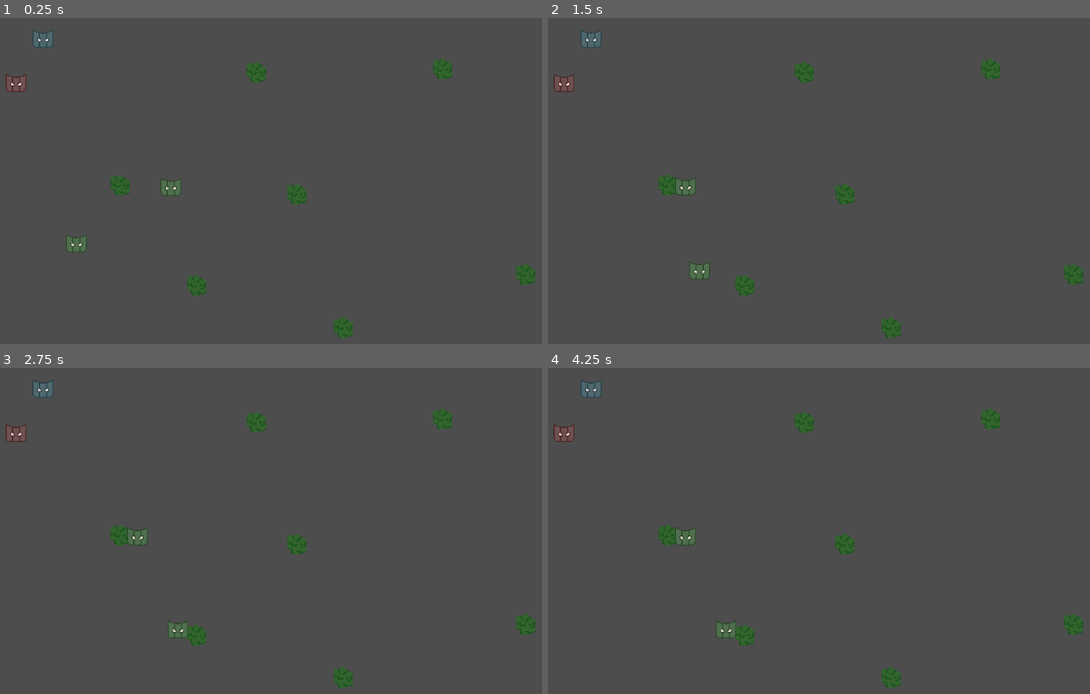
Above: before the commit, frames 1-4 (two rows, left to right).
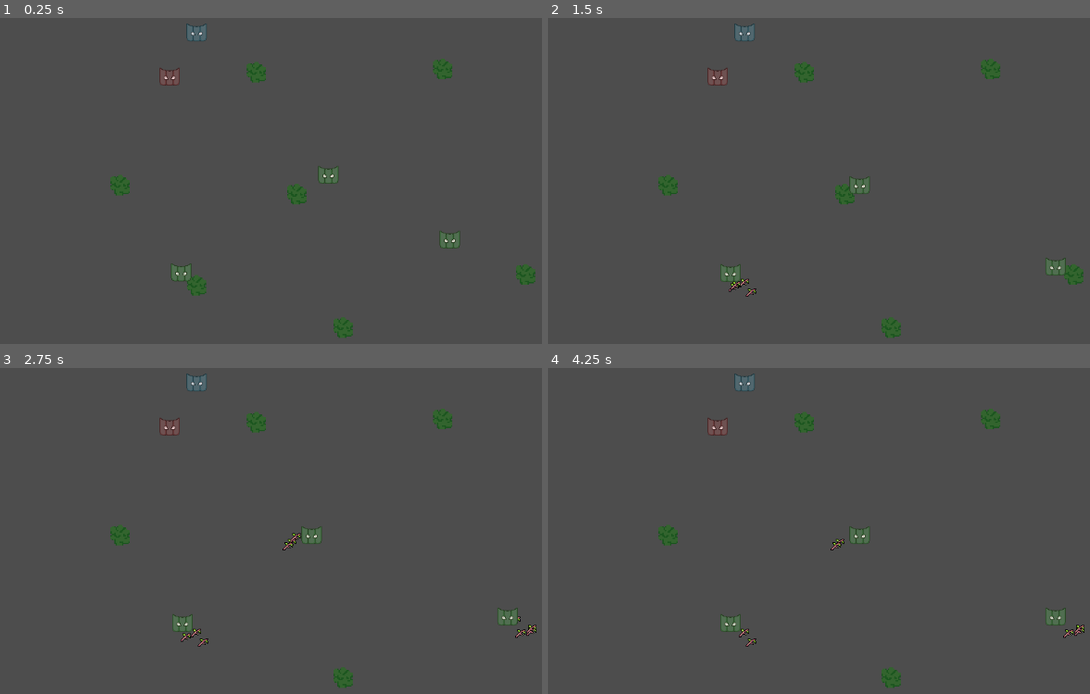
Above: after the commit, the same moments.

Repository: Kayno0o/gwj-86-godot
Game: Godot game, scene res://stages/game/game.tscn
The game is run twice, just before and just after one commit, with the same random seed, the same clock (stepped at 60 frames per second) and the same inputs.
Inputs:
- Up to frame 1 (0.25 s): no input
- Up to frame 2 (1.5 s): no input
- Up to frame 3 (2.75 s): tap Enter at 2 s
- Up to frame 4 (4.25 s): tap Space at 2.75 s; tap Enter at 3.5 s

The runs differ from the first frame. In frame 1, 1.5% of the frame differs, in the area x 1-85%, y 1-81%; in frame 2, 1.7%; in frame 3, 1.9%, in the area x 1-99%, y 1-86%; in frame 4, 1.9%.

Commit message:
fix: tree breaking

Diff:
--- a/entities/mask/mask.tscn
+++ b/entities/mask/mask.tscn
@@ -12,6 +12,7 @@
 
 [node name="CollisionShape2D" type="CollisionShape2D" parent="."]
 shape = SubResource("CircleShape2D_ixog2")
+disabled = true
 debug_color = Color(0.5, 0.5, 0.5, 0.5)
 
 [node name="AnimatedSprite2D" type="AnimatedSprite2D" parent="."]
--- a/entities/mask/mask_green/mask_green.gd
+++ b/entities/mask/mask_green/mask_green.gd
@@ -17,7 +17,7 @@
 	if current_target == null or not is_instance_valid(current_target):
 		return
 
-	if is_instance_of(current_target, ResourceProps):
+	if not is_instance_of(current_target, ResourceProps):
 		return
 
 	var distance = global_position.distance_to(current_target.global_position)
--- a/stages/game/game.tscn
+++ b/stages/game/game.tscn
@@ -35,13 +35,16 @@
 [node name="Characters" type="Node2D" parent="."]
 
 [node name="MaskBlue" parent="Characters" instance=ExtResource("3_0sr1o")]
-position = Vector2(90, 82)
+position = Vector2(329, 72)
 
 [node name="MaskRed" parent="Characters" instance=ExtResource("5_5i0tg")]
-position = Vector2(48, 151)
+position = Vector2(287, 141)
 
 [node name="MaskGreen" parent="Characters" instance=ExtResource("4_lfrn8")]
-position = Vector2(314, 313)
+position = Vector2(555, 281)
+
+[node name="MaskGreen3" parent="Characters" instance=ExtResource("4_lfrn8")]
+position = Vector2(700, 384)
 
 [node name="MaskGreen2" parent="Characters" instance=ExtResource("4_lfrn8")]
-position = Vector2(118, 393)
+position = Vector2(287, 429)
